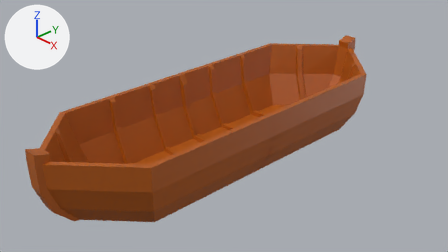
An edit to the Blender file common/boats/RowBoat.blend, drawn before and after from the same camera.
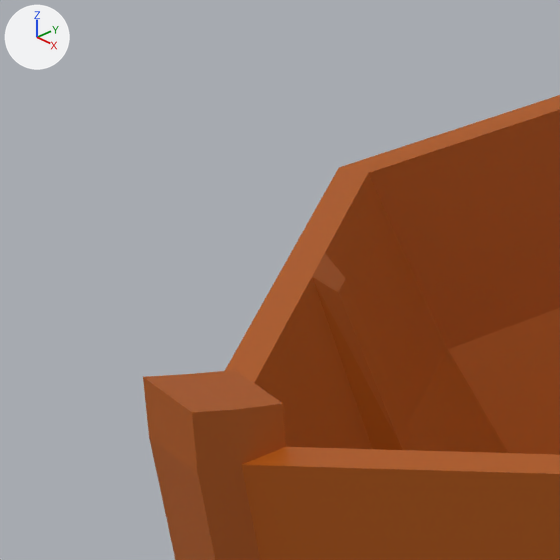
There are two pictures of each version: one from the file's camera 'Camera', one close up on the part from 0% to 22% of the width and 33% to 72% of the height. Every picture has the same lights, and +X, +Y and +Z are marked at upper left.
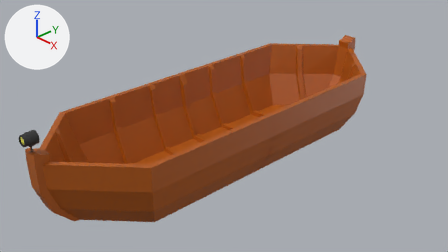
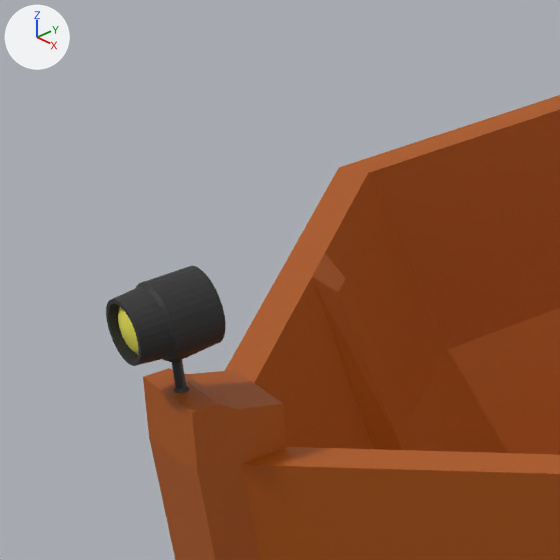
Commit message: feat: boat reacts to water with archimedes

Location of each change, [x1, y1, x2, y2] in pixels of the close-ups (560 x 560 px; the box of a moved part takes in the faces that stretch with it):
'Spotlight', added (black)
    after: [106, 266, 226, 393]
    faces in mat_case (black #2c2c2c): [106, 266, 226, 393]
    faces in mat_led (yellow #e7e152): [118, 307, 138, 355]
part 1 of me_cube_001, moved or reshaped
    before: [144, 374, 241, 474]
    after: [144, 368, 241, 474]

The change in detail:
Material 'Case' (mat_case) is new.
Its base color is (0.0254, 0.0254, 0.0254) (black #2c2c2c).
Material 'LED' (mat_led) is new.
Its base color is (0.8, 0.754, 0.0833) (yellow #e7e151).
me_cube_001 has 139 vertices, 133 faces and spans x -1.24..0.01, y -2.49..0.02, z -0.6..0.79.
me_cube_001 is used by ob_cube; location (0.0, 0.0, 0.0); scale (1.0, 1.49, 1.0).
Verts and faces of me_cube_001; kept vertices keep their numbers, new ones are numbered from 139.
Before the commit, vertices of me_cube_001: 20 (-0.12, -2.41, 0.6), 44 (-0.12, -2.49, 0.62) at pixel (149, 437), 51 (0.0, -2.4, 0.75) at pixel (211, 391), 52 (-0.12, -2.4, 0.75) at pixel (187, 374), 53 (0.0, -2.48, 0.79) at pixel (167, 394).
Before the commit, vertices of me_cube_001: 56 (-0.12, -2.48, 0.79) at pixel (142, 376).
Part 1, on me_cube_001:
Faces deleted: (51, 52, 56, 53), (20, 44, 56, 52).
New vertex 139 is at (0.0, -2.43, 0.78), pixel (193, 385).
New vertex 140 is at (-0.12, -2.43, 0.78), pixel (168, 368).
New faces: (53, 139, 140, 56), (20, 44, 56, 140, 52), (51, 52, 140, 139).
Mesh me_cylinder is new.
It has 704 vertices, 644 faces and spans x -1.0..1.0, y -2.06..1.0, z -0.98..1.04.
Faces by material slot: [355, 289].
It uses material mat_case (black #2c2c2c).
It uses material mat_led (yellow #e7e151).
Object 'Spotlight' (ob_spotlight) is new; it shows me_cylinder.
Its location is (0.0, -3.679, 0.988).
Its rotation in degrees is (90, 0, 180).
Its scale is (0.1, 0.1, 0.107).
